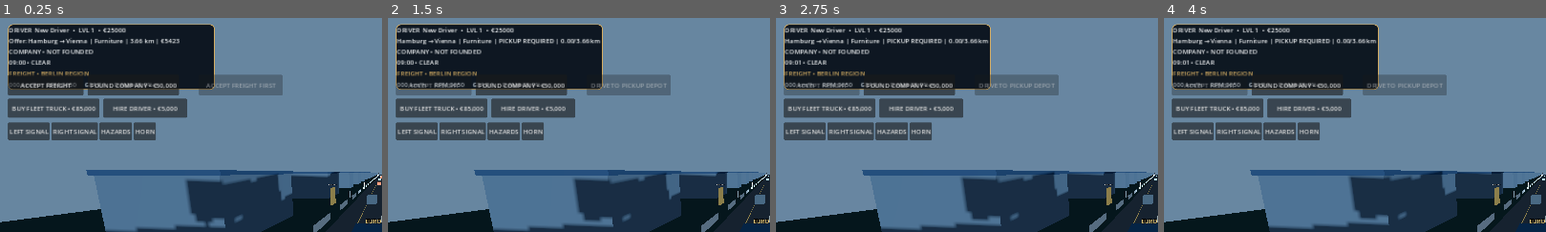
Above: before the commit, frames 1-4 (left to right).
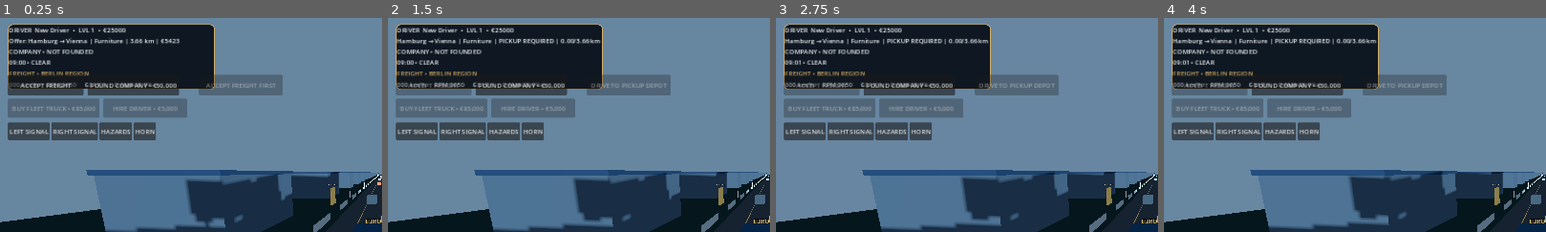
Above: after the commit, the same moments.

Repository: haseebop668-a11y/EURO-HAUL
Game: Godot game, scene res://Scenes/Main.tscn
The game is run twice, just before and just after one commit, with the same random seed, the same clock (stepped at 60 frames per second) and the same inputs.
Inputs:
- Up to frame 1 (0.25 s): no input
- Up to frame 2 (1.5 s): click "ACCEPT FREIGHT" at 0.5 s; click "◀" at 1.25 s
- Up to frame 3 (2.75 s): click "BRAKE" at 2 s
- Up to frame 4 (4 s): click "GAS" at 2.75 s; click "▶" at 3.5 s
The pictures show only the part of the screen within x 0-50%, y 0-50%; the shares and areas given below are measured in that part.

The runs differ from the first frame. In frame 1, 3.7% of the frame differs, in the area x 2-49%, y 37-47%; in frame 2, 3.7%; in frame 3, 3.7%; in frame 4, 3.7%.

Commit message:
ui: disable unavailable company actions and reflect active company

Diff:
--- a/Godot/Scripts/main.gd
+++ b/Godot/Scripts/main.gd
@@ -18,6 +18,9 @@
 var _indicator_blink_timer := 0.0
 var freight_action_button: Button
 var accept_freight_button: Button
+var found_company_button: Button
+var buy_truck_button: Button
+var hire_driver_button: Button
 var near_pickup_depot := false
 var near_delivery_depot := false
 var touch_state := {"throttle": false, "brake": false, "left": false, "right": false}
@@ -377,19 +380,19 @@
 	freight_action_button.custom_minimum_size = Vector2(210, 52)
 	freight_action_button.pressed.connect(_handle_freight_interaction)
 	layer.add_child(freight_action_button)
-	var company_button := Button.new()
-	company_button.text = "FOUND COMPANY • €50,000"
-	company_button.position = Vector2(220, 145)
-	company_button.custom_minimum_size = Vector2(230, 52)
-	company_button.pressed.connect(_found_company)
-	layer.add_child(company_button)
-	var buy_truck_button := Button.new()
+	found_company_button = Button.new()
+	found_company_button.text = "FOUND COMPANY • €50,000"
+	found_company_button.position = Vector2(220, 145)
+	found_company_button.custom_minimum_size = Vector2(230, 52)
+	found_company_button.pressed.connect(_found_company)
+	layer.add_child(found_company_button)
+	buy_truck_button = Button.new()
 	buy_truck_button.text = "BUY FLEET TRUCK • €85,000"
 	buy_truck_button.position = Vector2(20, 205)
 	buy_truck_button.custom_minimum_size = Vector2(230, 48)
 	buy_truck_button.pressed.connect(_buy_company_truck)
 	layer.add_child(buy_truck_button)
-	var hire_driver_button := Button.new()
+	hire_driver_button = Button.new()
 	hire_driver_button.text = "HIRE DRIVER • €5,000"
 	hire_driver_button.position = Vector2(260, 205)
 	hire_driver_button.custom_minimum_size = Vector2(210, 48)
@@ -521,6 +524,14 @@
 	var company_text := "COMPANY • NOT FOUNDED"
 	if company != null and not company.company_name.is_empty():
 		company_text = "%s • €%d • FLEET %d • DRIVERS %d" % [company.company_name, company.company_balance, company.owned_trucks, company.hired_drivers]
+	if found_company_button != null:
+		found_company_button.disabled = company != null and not company.company_name.is_empty()
+		if found_company_button.disabled:
+			found_company_button.text = "COMPANY ACTIVE"
+	if buy_truck_button != null:
+		buy_truck_button.disabled = company == null or company.company_name.is_empty() or company.company_balance < EuroHaulCompanyManager.TRUCK_PURCHASE_COST
+	if hire_driver_button != null:
+		hire_driver_button.disabled = company == null or company.company_name.is_empty() or company.company_balance < EuroHaulCompanyManager.DRIVER_HIRING_COST or company.hired_drivers >= company.owned_trucks
 	var world_text := world_cycle.display_status() if world_cycle != null else "WORLD • DAY"
 	hud.text = "DRIVER  %s  •  LVL %d  •  €%d\n%s\n%s\n%s" % [career.driver_name, career.level, career.game_cash, contract_text, company_text, world_text]
 	if truck != null and speed_label != null:
